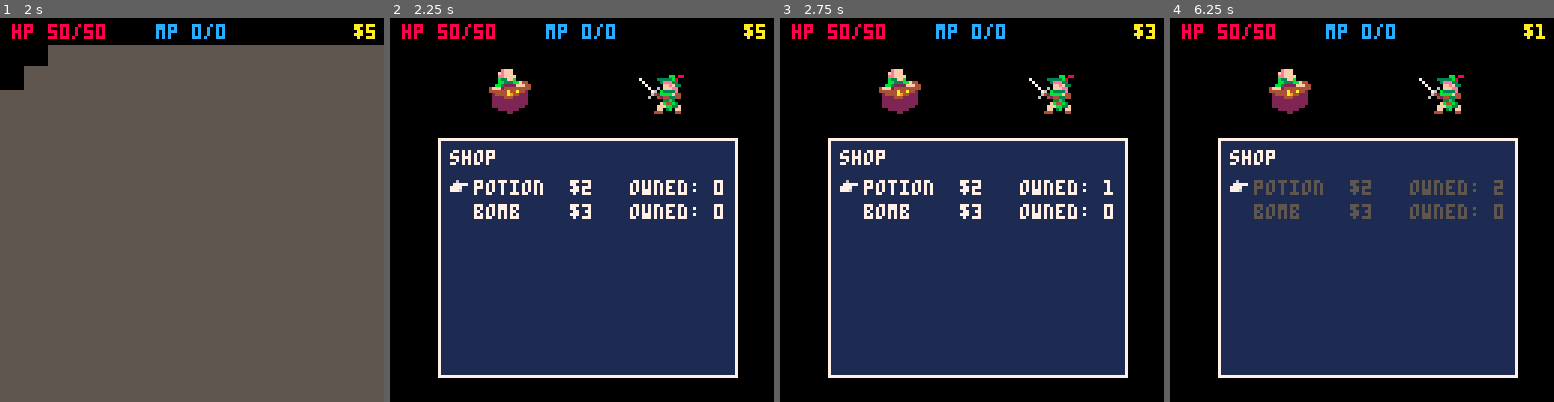
Above: before the commit, frames 1-4 (left to right).
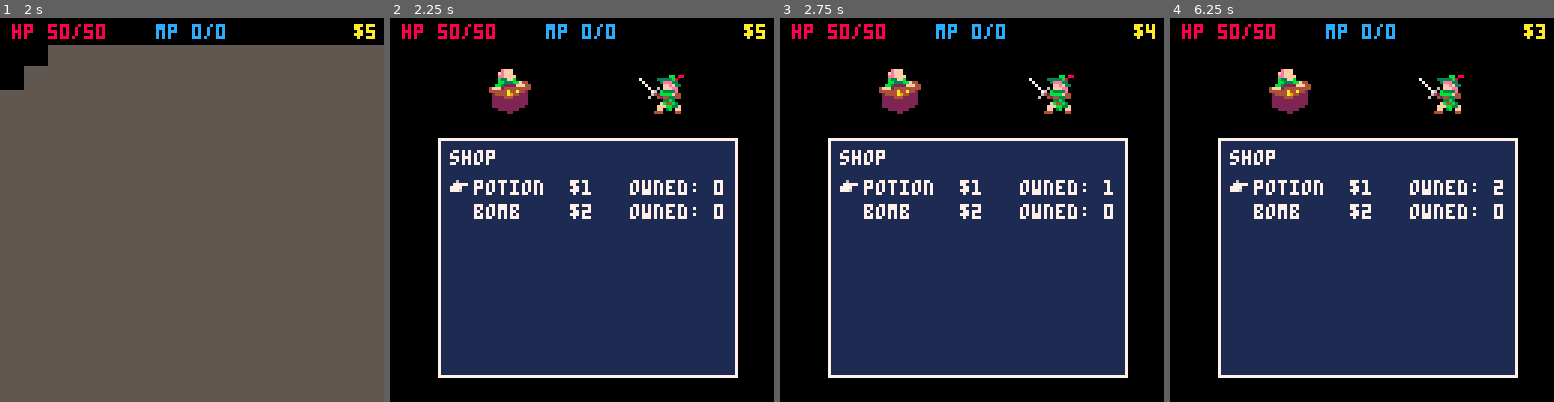
Above: after the commit, the same moments.

Repository: AddisonMink/pico8-rpg
Game: PICO-8 cartridge main.p8
The game is run twice, just before and just after one commit, with the same random seed, the same clock (stepped at 60 frames per second) and the same inputs.
Inputs:
- Up to frame 1 (2 s): tap X (X key) at 0.33, 1.07, 1.85 s; tap O (Z key) at 0.7, 1.7 s; hold Right from 1.6 s (still down)
- Up to frame 2 (2.25 s): release Right at 2.1 s; tap O (Z key) at 2.1 s; hold Up from 2.15 s (still down)
- Up to frame 3 (2.75 s): release Up at 2.42 s; hold Right from 2.47 s (still down); tap O (Z key) at 2.5 s
- Up to frame 4 (6.25 s): tap O (Z key) every 0.4 s from 2.9 to 6.1 s; tap X (X key) at 2.97, 4.08, 5.2 s; release Right at 3.03 s; hold Left 3.08-3.58 s; hold Down 3.63-3.97 s; hold Right 4.02-4.68 s; hold Up 4.73-5.03 s; hold Left 5.08-5.68 s; hold Down 5.73-6.03 s; hold Right from 6.08 s (still down)

Frame 1 is identical in both runs. In frame 2, less than 0.1% of the frame differs, in the area x 50-53%, y 42-52%; in frame 3, less than 0.1%; in frame 4, 1.8%, in the area x 21-98%, y 1-53%.

Commit message:
lower item prices.

Diff:
--- a/item.lua
+++ b/item.lua
@@ -1,14 +1,14 @@
 potion_item = {
   name = "potion",
-  price = 2,
+  price = 1,
   range = "self",
-  desc = "restore 30 hp",
-  effects = { { t = "heal", amount = 30 } }
+  desc = "restore 20 hp",
+  effects = { { t = "heal", amount = 20 } }
 }
 
 bomb_item = {
   name = "bomb",
-  price = 3,
+  price = 2,
   range = "enemy",
   desc = "20 fire damage",
   effects = {
